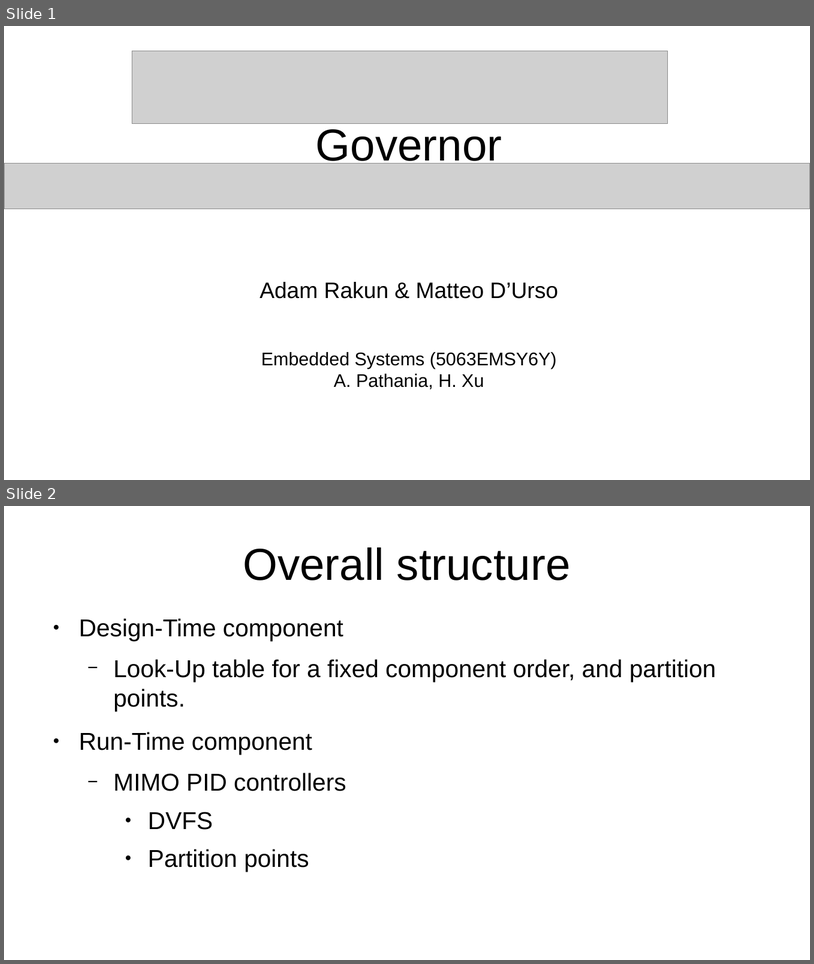
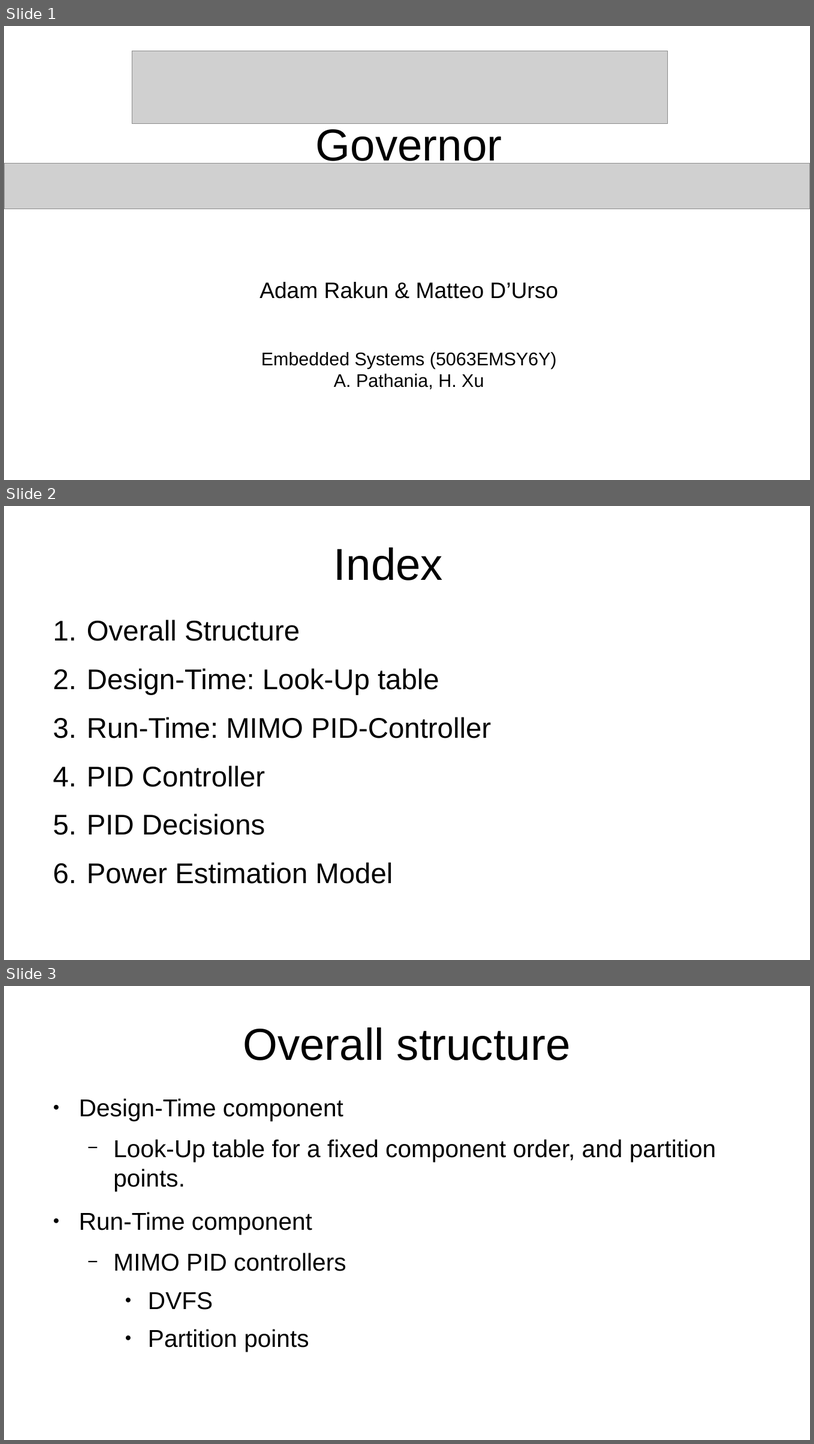
Before and after one commit to ar000001/power-optimization-governor, a slide deck: presentation/Governor Presentation.pptx. Shown one above the other, each under a label of ours: slides 1 and 2 before the commit, slides 1, 2 and 3 after it. The pictures are 814x964 and 814x1444 pixels, drawn with LibreOffice and Linux fonts; fonts in the diff are those of the drawing; grey boxes stand for pictures. Boxes give left, top, right and bottom in pixels: in the first picture for what was removed or moved away, otherwise in the second. Text is boxed around its words. In the diff, an @@ line names an element or a change of style, - is before the commit and + after.

```diff
--- a/presentation/Governor Presentation.pptx
+++ b/presentation/Governor Presentation.pptx
@@ slide 2 added at bbox=[4, 506, 810, 960], background #FFFFFF @@
@@ title added at bbox=[334, 547, 443, 580], 44 pt, text #000000 @@
+Index
@@ text added at bbox=[87, 619, 491, 883], 28 pt, text #000000 @@
+1. Overall Structure
+2. Design-Time: Look-Up table
+3. Run-Time: MIMO PID-Controller
+4. PID Controller
+5. PID Decisions
+6. Power Estimation Model
@@ what was slide 2 is now slide 3 @@
```
Also in this commit, not shown: 1 slide changed.
